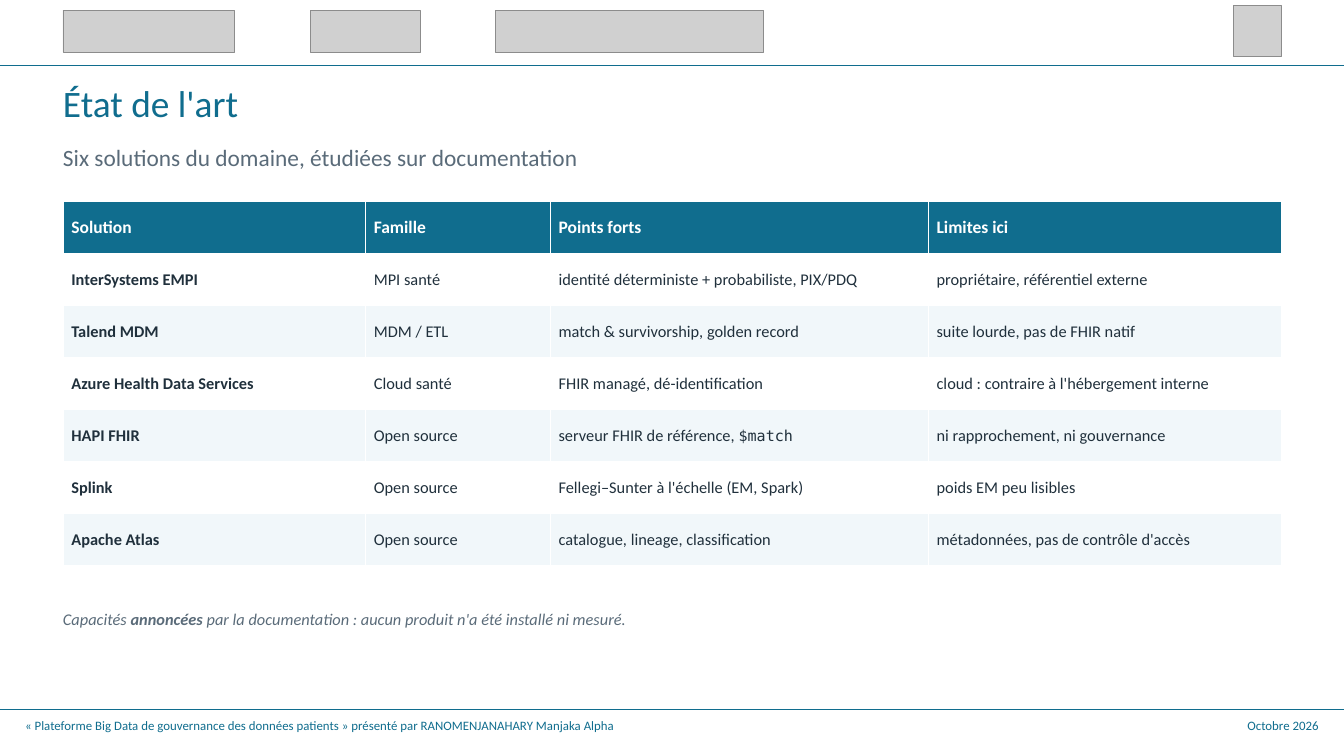
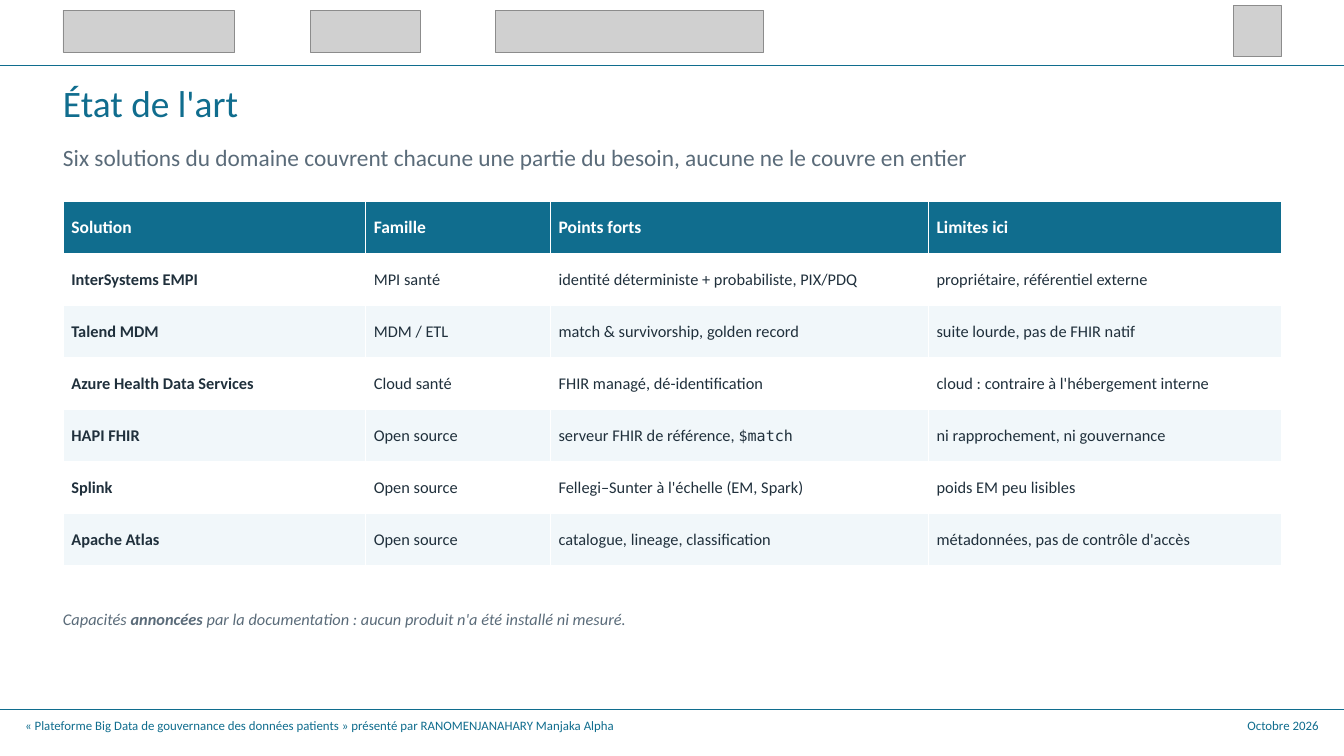
Before and after one commit to Alphamanjaka/test-big-data, a slide deck: slide 7 of documents/slide_soutenance/V2soutenance_m2_mmt_alpha.pptx. Drawn at 1344x756 pixels with LibreOffice and Linux fonts; fonts in the diff are those of the drawing; grey boxes stand for pictures. Boxes give left, top, right and bottom in pixels: in the first picture for what was removed or moved away, otherwise in the second. Text is boxed around its words. In the diff, an @@ line names an element or a change of style, - is before the commit and + after.

```diff
--- a/documents/slide_soutenance/V2soutenance_m2_mmt_alpha.pptx
+++ b/documents/slide_soutenance/V2soutenance_m2_mmt_alpha.pptx
@@ text at (63, 150, 966, 170): text changed @@
-Six solutions du domaine, étudiées sur documentation
+Six solutions du domaine couvrent chacune une partie du besoin, aucune ne le couvre en entier
```
Also in this commit, not shown: 10 other slides changed, 24 other files.
